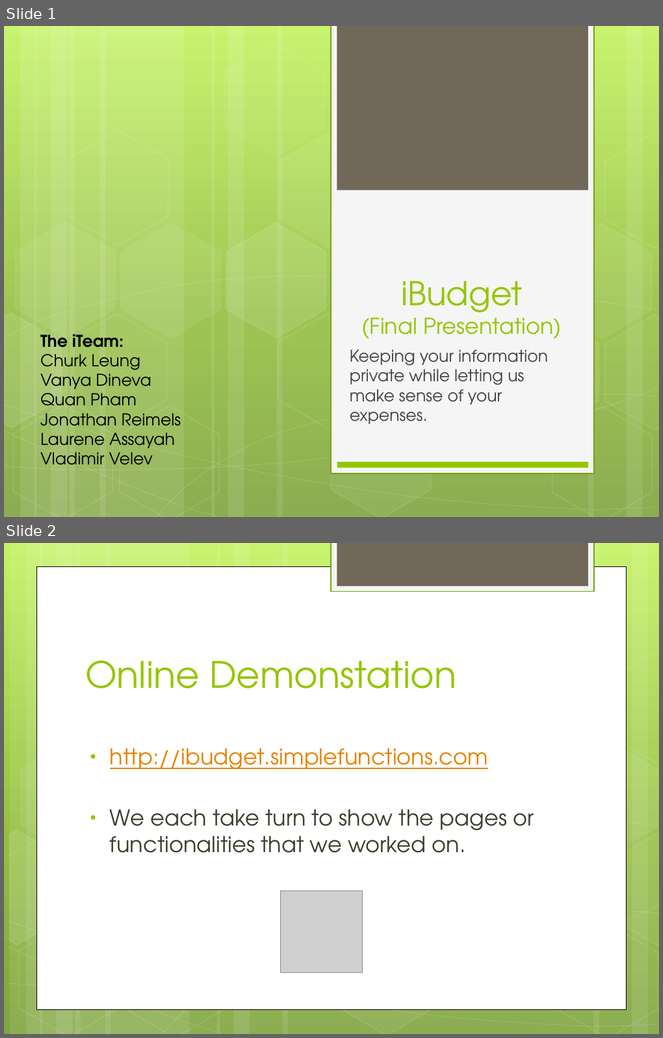
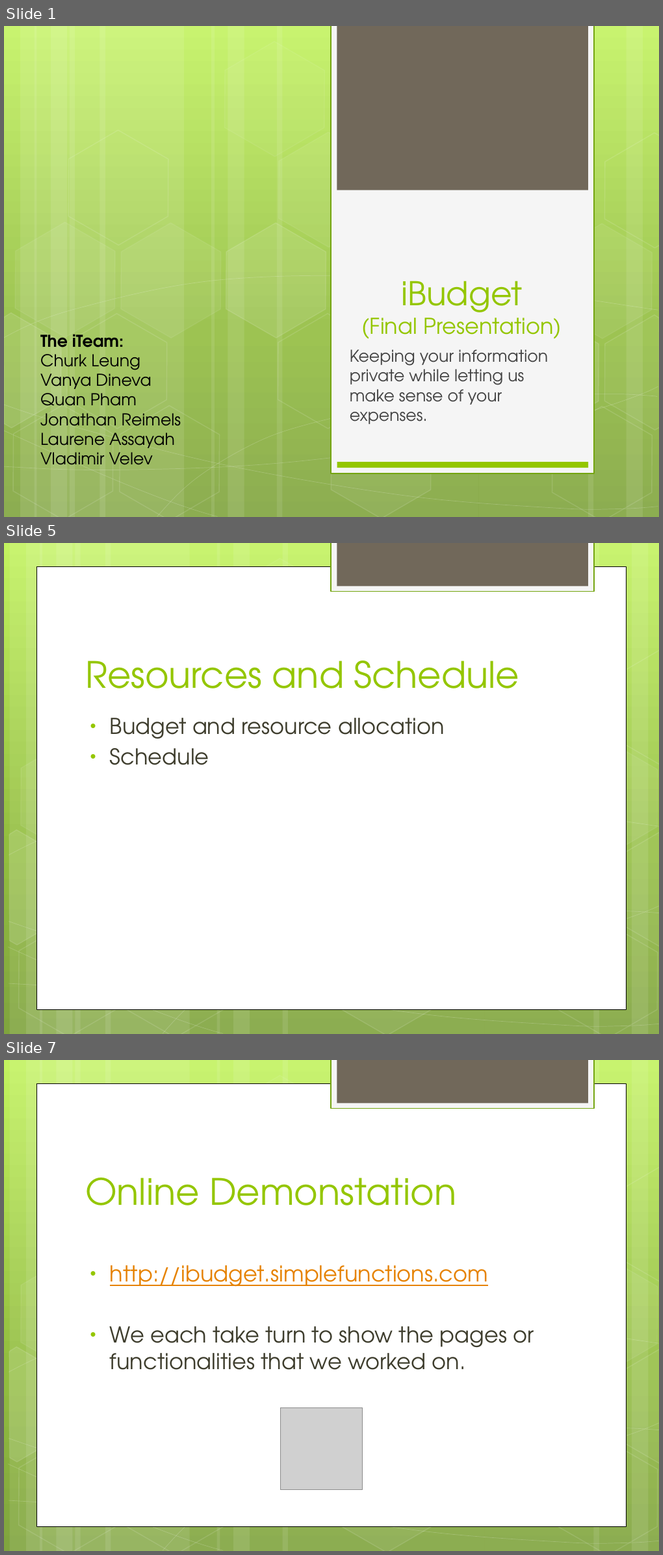
Before and after one commit to hiyenwong/cs679-b1-class-project, a slide deck: deliverables/final/Final Presentation.pptx. Shown one above the other, each under a label of ours: slides 1 and 2 before the commit, slides 1, 5 and 7 after it; the slides between them are not shown. The pictures are 663x1038 and 663x1555 pixels, drawn with LibreOffice and Linux fonts; fonts in the diff are those of the drawing; grey boxes stand for pictures. Boxes give left, top, right and bottom in pixels: in the first picture for what was removed or moved away, otherwise in the second. Text is boxed around its words. In the diff, an @@ line names an element or a change of style, - is before the commit and + after.

```diff
--- a/deliverables/final/Final Presentation.pptx
+++ b/deliverables/final/Final Presentation.pptx
@@ slide 5 added at (4, 543, 659, 1034), background gradient #C3F35F to #93BF3F to #81A53E; not listed: 31 template elements that a slide beside it also shows @@
@@ title added at (85, 661, 519, 689), 40 pt, text #94C600 @@
+Resources and Schedule
@@ text added at (110, 718, 445, 765), 24 pt, text #3E3D2D @@
+• Budget and resource allocation
+• Schedule
@@ what was slide 2 is now slide 7 @@
```
Also in this commit, not shown: 4 other slides added.
